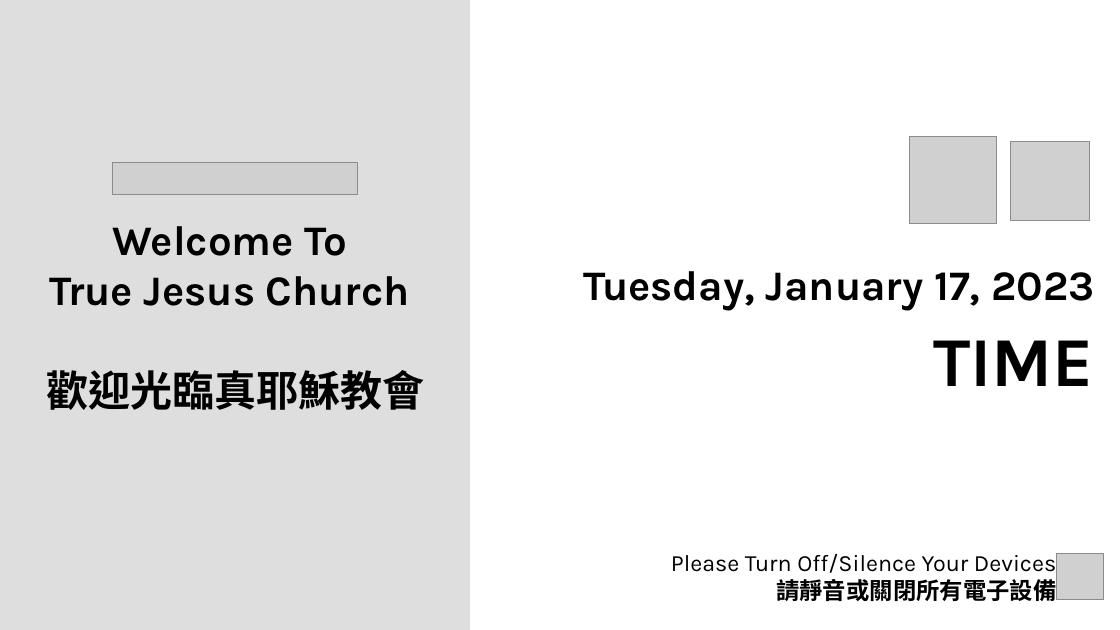
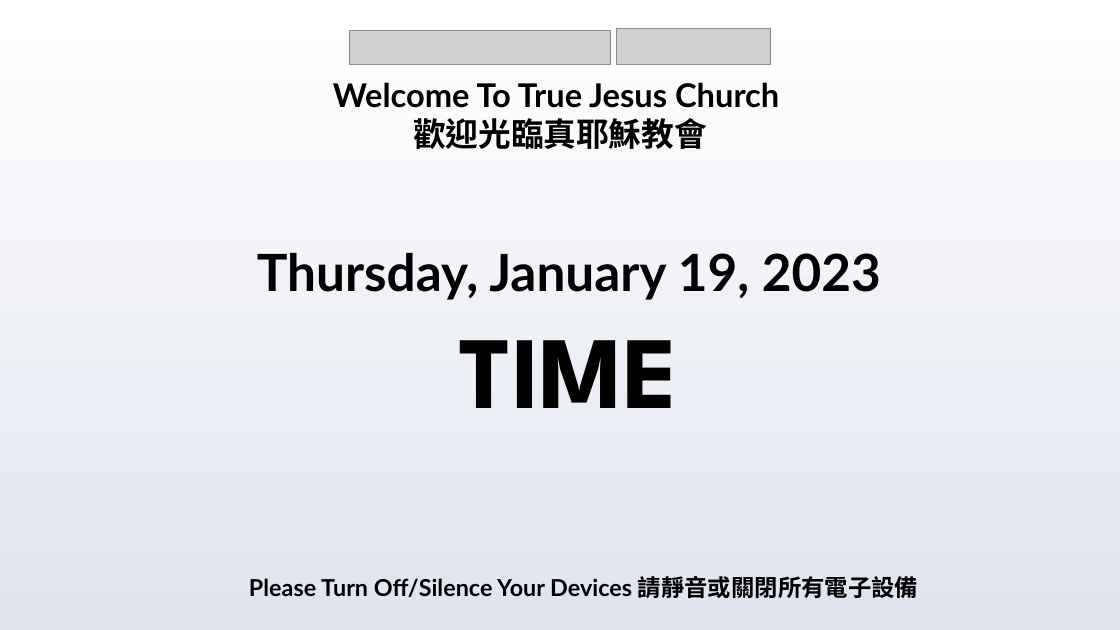
Before and after one commit to calebchanwy/tjc-powerpoint, a slide deck: slide 1 of TJCPowerPoint/Resources/ServiceWidescreen.pptx. Drawn at 1120x630 pixels with LibreOffice and Linux fonts; fonts in the diff are those of the drawing; grey boxes stand for pictures; background and template pictures are left out. Boxes give left, top, right and bottom in pixels: in the first picture for what was removed or moved away, otherwise in the second. Text is boxed around its words. In the diff, an @@ line names an element or a change of style, - is before the commit and + after.

Commit message:
19/01/23 PowerPoint new blue-themed design.
Removal of photo in background
Gradient based background
Lines to separate contents of slides

```diff
--- a/TJCPowerPoint/Resources/ServiceWidescreen.pptx
+++ b/TJCPowerPoint/Resources/ServiceWidescreen.pptx
@@ background picture (left out) to gradient #FFFFFF to #DFE4EF @@
@@ rectangle removed at <box>0,0,471,630</box> @@
@@ picture added at <box>617,28,770,64</box> @@
@@ picture added at <box>350,30,611,64</box> @@
@@ text "Welcome To True Jesus Church": place and size @@
-text "Welcome To True Jesus Church" at <box>46,226,424,410</box>
+text "Welcome To True Jesus Church" at <box>333,82,779,149</box>
@@ text at <box>333,82,779,108</box>: text changed; size 36 to 28 pt; font Karla to Lato @@
-Welcome To
-True Jesus Church
+Welcome To True Jesus Church
@@ text at <box>413,118,707,149</box>: size 36 to 28 pt, font Noto Sans CJK TC to Lato in "歡迎光臨真耶穌教會" @@
@@ picture removed at <box>909,136,996,223</box> @@
@@ picture removed at <box>1011,141,1090,220</box> @@
@@ picture removed at <box>113,163,357,195</box> @@
@@ text at <box>257,253,881,300</box>: text changed; size 36 to 44 pt; font Karla to Lato @@
-Tuesday, January 17, 2023
+Thursday, January 19, 2023
@@ text "TIME": place and size @@
-text "TIME" at <box>933,340,1094,386</box>
+text "TIME" at <box>460,340,679,408</box>
@@ text "TIME" at <box>460,340,679,408</box>: size 60 to 88 pt, font Karla to League Spartan; alignment right to centre @@
@@ picture removed at <box>1057,554,1104,601</box> @@
@@ text at <box>249,576,918,598</box>: text changed; font Karla to Lato; bold on @@
-Please Turn Off/Silence Your Devices
-請靜音或關閉所有電子設備
+Please Turn Off/Silence Your Devices 請靜音或關閉所有電子設備
```
Also in this commit, not shown: 10 other slides changed, 45 other files.
